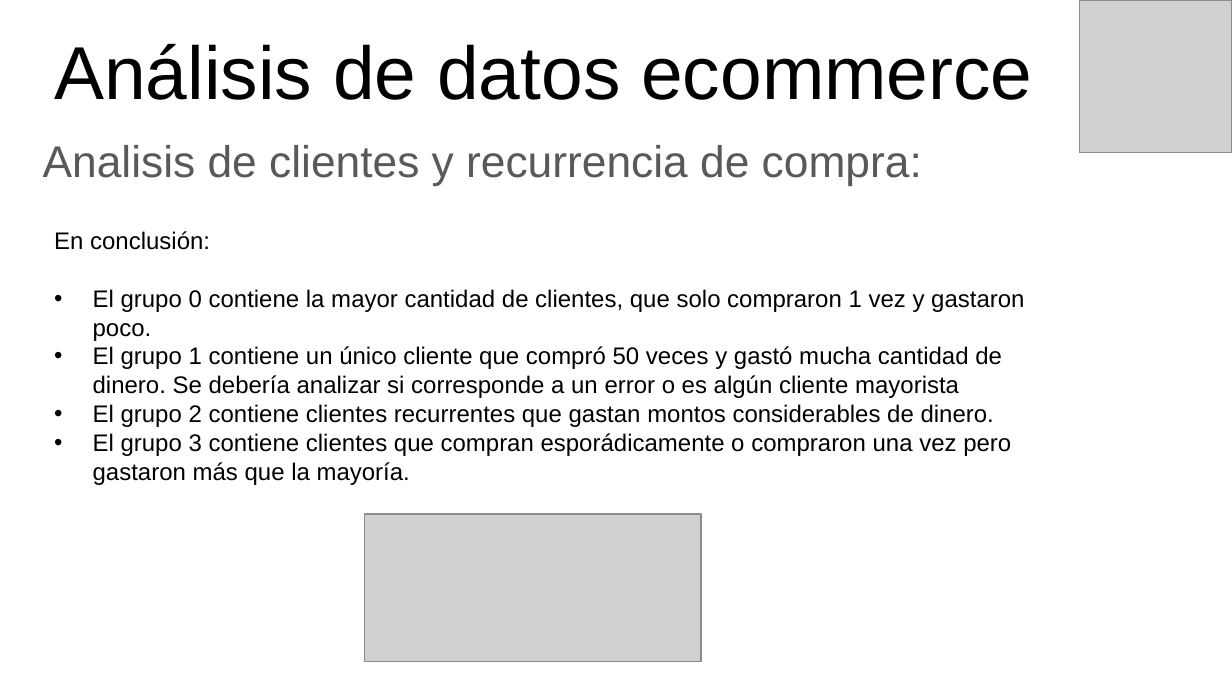
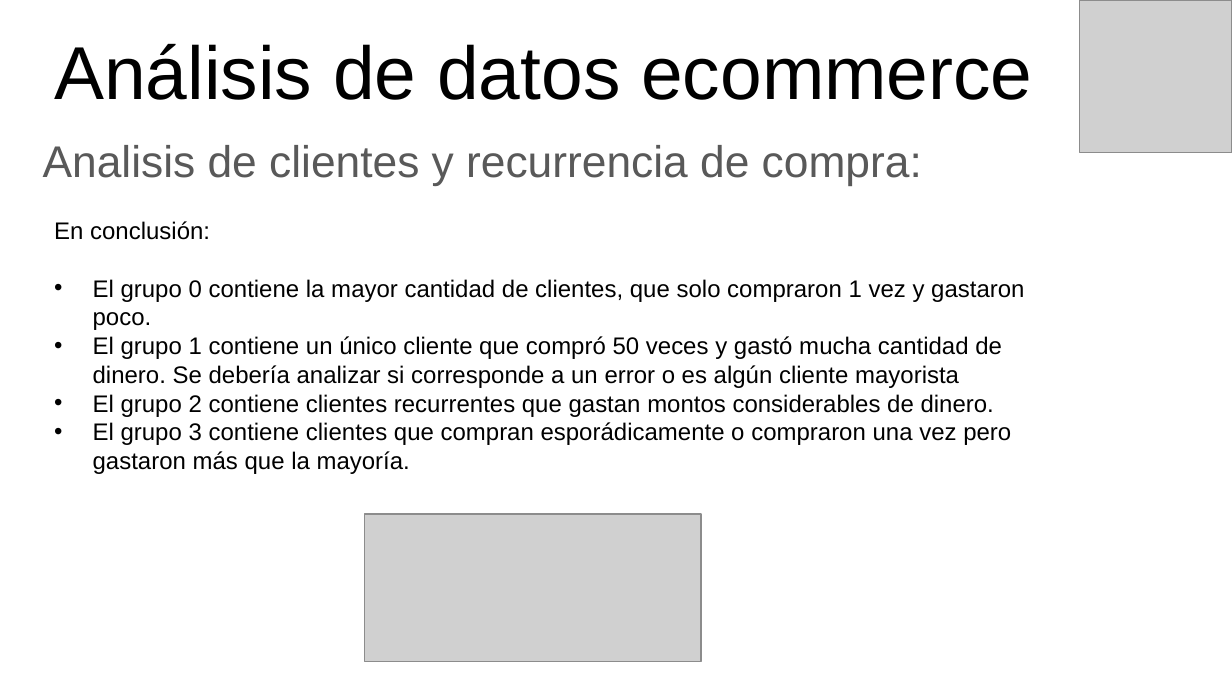
Before and after one commit to eliasguillermo/ds-ecommerce, a slide deck: slide 17 of PROYECTO FINAL - PRESENTANCION GERENCIAL.pptx. Drawn at 1232x693 pixels with LibreOffice and Linux fonts; fonts in the diff are those of the drawing; grey boxes stand for pictures. Boxes give left, top, right and bottom in pixels: in the first picture for what was removed or moved away, otherwise in the second. Text is boxed around its words. In the diff, an @@ line names an element or a change of style, - is before the commit and + after.

```diff
--- a/PROYECTO FINAL - PRESENTANCION GERENCIAL.pptx
+++ b/PROYECTO FINAL - PRESENTANCION GERENCIAL.pptx
@@ text "En conclusión:" moved from (x1=54, y1=231, x2=1024, y2=485) to (x1=54, y1=221, x2=1024, y2=474) @@
```
Also in this commit, not shown: 7 other slides changed, 1 slide added, 1 other file.
